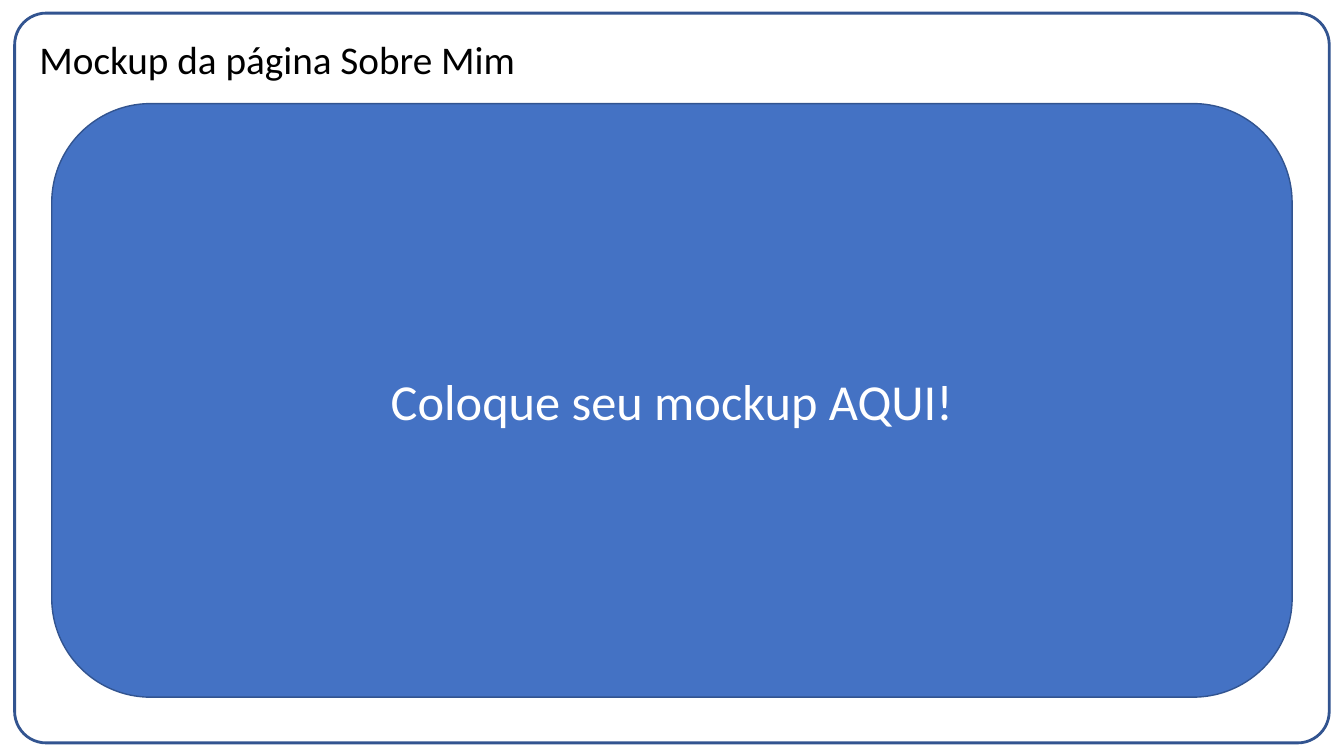
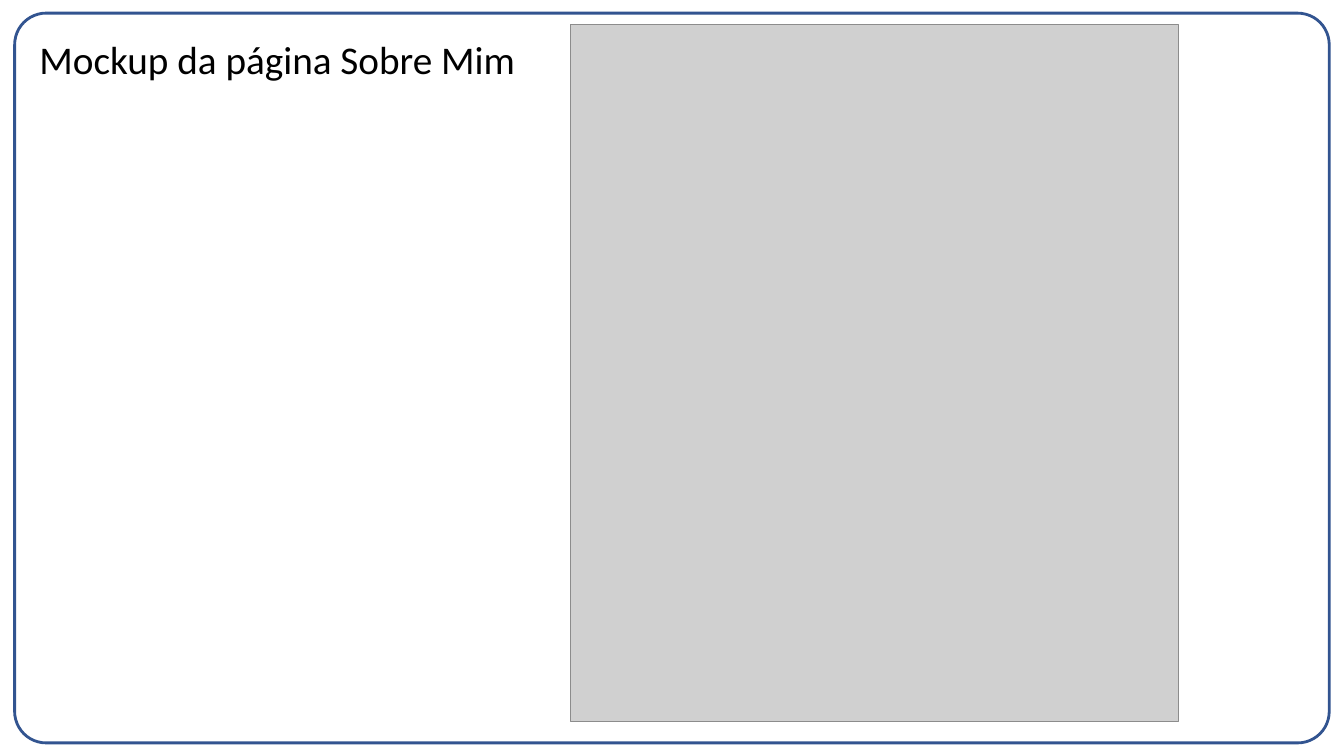
Before and after one commit to betofr1/co-design, a slide deck: slide 5 of Projeto 1/Entrega03.pptx. Drawn at 1344x756 pixels with LibreOffice and Linux fonts; fonts in the diff are those of the drawing; grey boxes stand for pictures. Boxes give left, top, right and bottom in pixels: in the first picture for what was removed or moved away, otherwise in the second. Text is boxed around its words. In the diff, an @@ line names an element or a change of style, - is before the commit and + after.

```diff
--- a/Projeto 1/Entrega03.pptx
+++ b/Projeto 1/Entrega03.pptx
@@ picture added at [571, 25, 1179, 722] @@
@@ rounded rectangle removed at [51, 104, 1293, 698] @@
-Coloque seu mockup AQUI!
```
Also in this commit, not shown: 3 other slides changed, 1 slide added, 3 slides removed, 10 other files.
